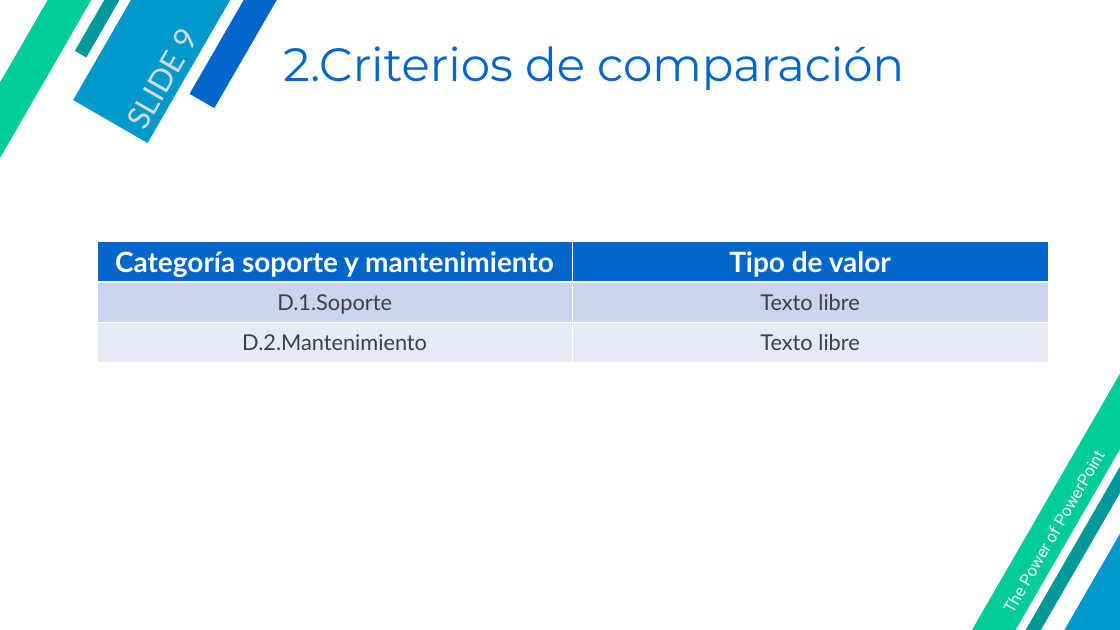
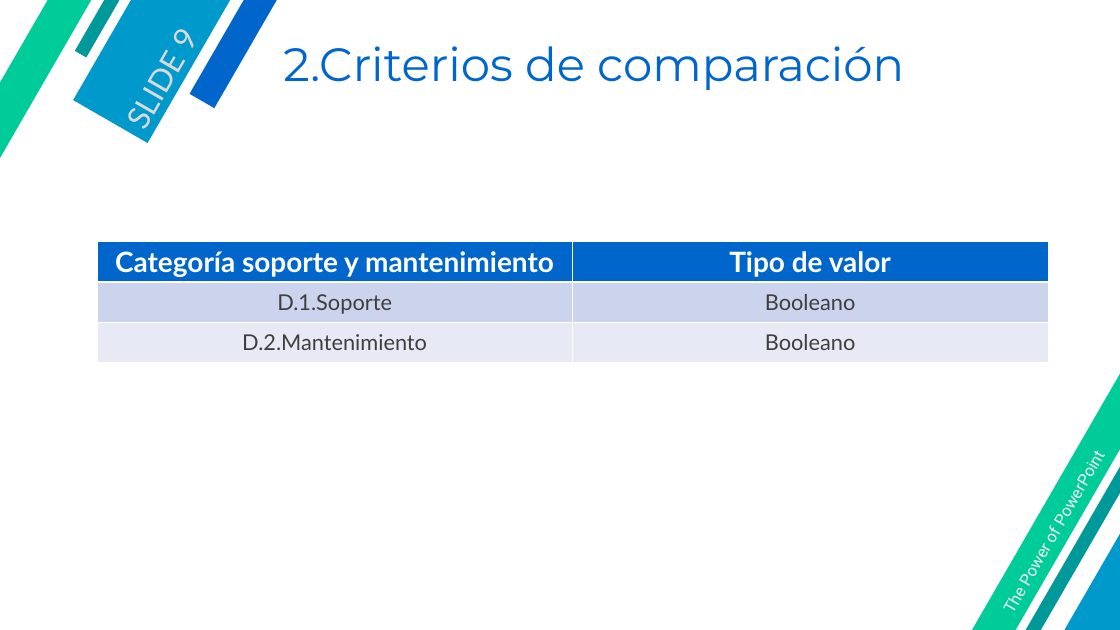
Before and after one commit to algoy/DTE, a slide deck: slide 9 of TG2T3/TG2_G3_final.pptx. Drawn at 1120x630 pixels with LibreOffice and Linux fonts; fonts in the diff are those of the drawing; background and template pictures are left out. Boxes give left, top, right and bottom in pixels: in the first picture for what was removed or moved away, otherwise in the second. Text is boxed around its words. In the diff, an @@ line names an element or a change of style, - is before the commit and + after.

```diff
--- a/TG2T3/TG2_G3_final.pptx
+++ b/TG2T3/TG2_G3_final.pptx
@@ table at (97,241,1048,362) @@
-row 2, column 2: Texto libre
+row 2, column 2: Booleano
-row 3, column 2: Texto libre
+row 3, column 2: Booleano
```
Also in this commit, not shown: 2 other slides changed.
